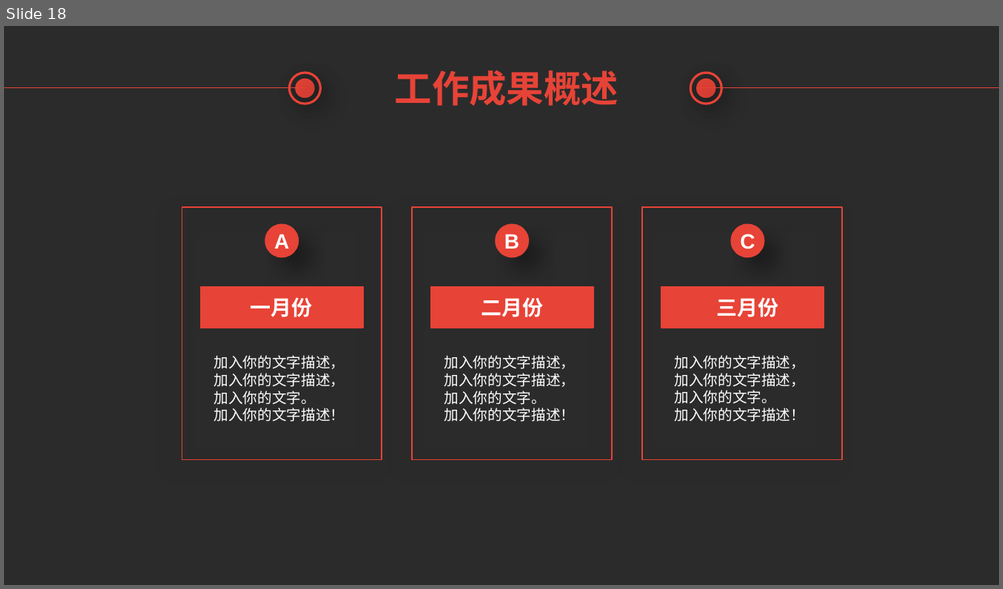
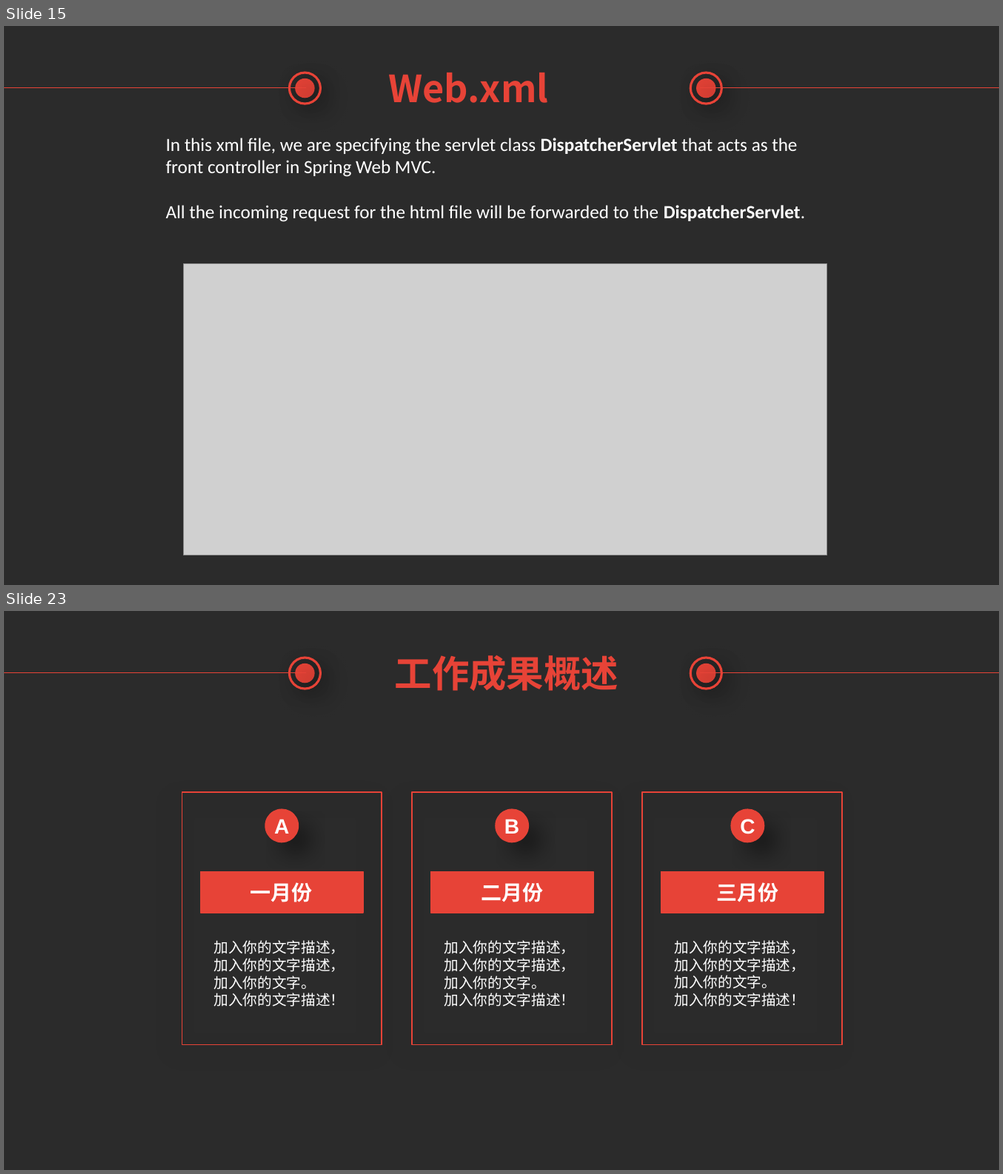
Before and after one commit to TsubasaEX/SampleSpringMVC, a slide deck: Introduction of Spring MVC.pptx. Shown one above the other, each under a label of ours: slide 18 before the commit, slides 15 and 23 after it; the slides between them are not shown. The pictures are 1003x589 and 1003x1174 pixels, drawn with LibreOffice and Linux fonts; fonts in the diff are those of the drawing; grey boxes stand for pictures; background and template pictures are left out; a plain dark background stands for a picture behind light text. Boxes give left, top, right and bottom in pixels: in the first picture for what was removed or moved away, otherwise in the second. Text is boxed around its words. In the diff, an @@ line names an element or a change of style, - is before the commit and + after.

```diff
--- a/Introduction of Spring MVC.pptx
+++ b/Introduction of Spring MVC.pptx
@@ slide 15 added at [4,26,999,585], background picture (left out) @@
@@ line added from (4, 88) to (305, 88), #E74337 0.75 pt @@
@@ ellipse added at [289,73,320,104], outline #E74337 2.25 pt @@
@@ ellipse added at [296,80,313,97], fill #E74337, outline #E74337 2.25 pt @@
@@ text added at [388,73,548,103], 36 pt, text #E74337, bold @@
+Web.xml
@@ ellipse added at [691,73,722,104], outline #E74337 2.25 pt @@
@@ ellipse added at [697,80,714,97], fill #E74337, outline #E74337 2.25 pt @@
@@ line added from (700, 88) to (999, 88), #E74337 0.75 pt @@
@@ text added at [166,138,805,222], 18 pt, text #FFFFFF @@
+In this xml file, we are specifying the servlet class DispatcherServlet that acts as the front controller in Spring Web MVC.
+All the incoming request for the html file will be forwarded to the DispatcherServlet.
@@ picture added at [183,264,826,556] @@
@@ what was slide 18 is now slide 23 @@
```
Also in this commit, not shown: 4 slides changed, 8 other slides added, 4 slides removed.
